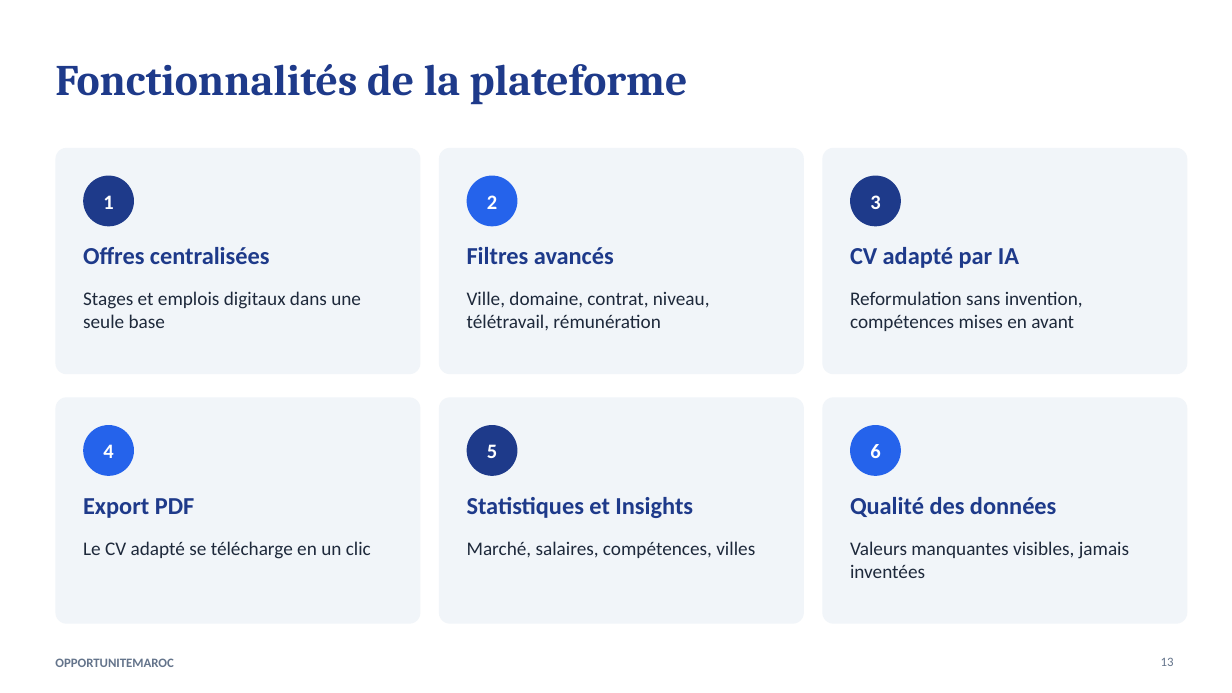
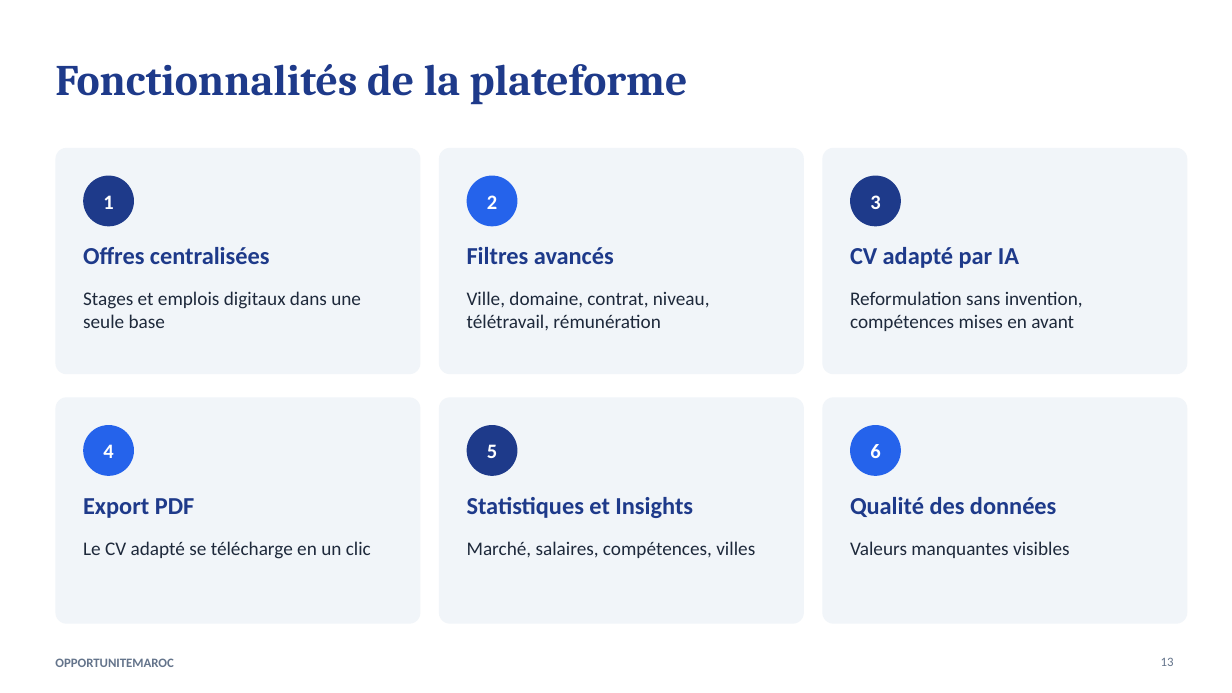
Before and after one commit to jaouja-ai/opportunitemaroc, a slide deck: slide 13 of OpportuniteMarocRAPPORTFINALE.pptx. Drawn at 1232x693 pixels with LibreOffice and Linux fonts; fonts in the diff are those of the drawing. Boxes give left, top, right and bottom in pixels: in the first picture for what was removed or moved away, otherwise in the second. Text is boxed around its words. In the diff, an @@ line names an element or a change of style, - is before the commit and + after.

```diff
--- a/OpportuniteMarocRAPPORTFINALE.pptx
+++ b/OpportuniteMarocRAPPORTFINALE.pptx
@@ text at (x1=850, y1=541, x2=1070, y2=558): text changed @@
-Valeurs manquantes visibles, jamais inventées
+Valeurs manquantes visibles
```
Also in this commit, not shown: 1 other slide changed, 16 other files.
